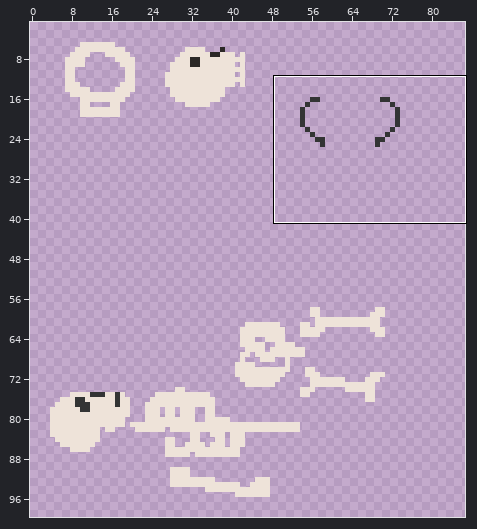
Pixel-art file: guzintastas/tastaas/dungeon/skeleton/iskel1.aseprite. Above: a wide view before the commit, with the close-up outlined.
Close-up. Before the commit:
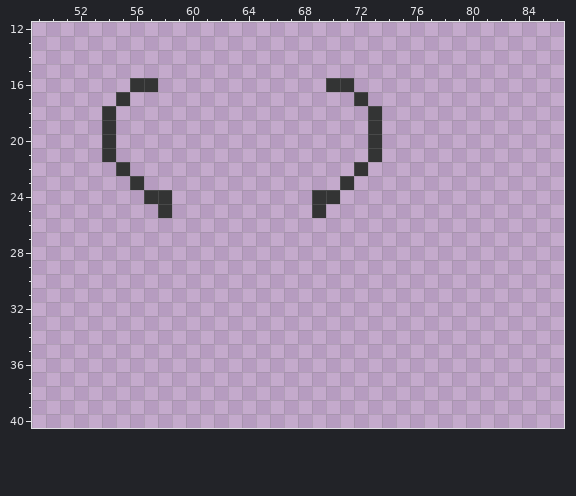
100x100 pixels, 1 frame. Colours within 5 levels of each other are drawn and written as one. Shown: x 49..86, y 12..40. The wide view leaves out empty margins.
Once edited:
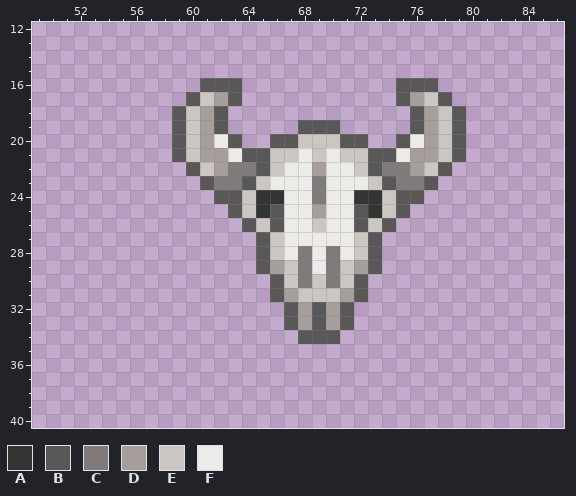
Palette (. is transparent): A #333434  B #595757  C #807b7a  D #a69e9a  E #cbc6c1  F #ecebe7
What changed:
The edit adds colour A in row 24 at x 65 to 66 and 72 to 73; in row 25 at x 65 and 73.
The edit adds colour B in row 16 at x 61 to 63 and 75 to 77; in row 17 at x 60, 63, 75 and 78; in row 18 at x 59, 62, 76 and 79; in row 19 at x 59, 62, 68 to 70, 76 and 79; in row 20 at x 59, 63, 66 to 67, 71 to 72, 75 and 79; in row 21 at x 59, 64 to 65, 74 and 79.
The edit adds colour B in row 22 at x 60, 65, 73 and 78; in row 23 at x 61, 64, 74 and 77; in row 24 at x 62 to 63 and 75 to 76; in row 25 at x 63, 66, 72 and 75; in row 26 at x 64, 66, 72 and 74; in rows 27 to 29 at x 65 and 73.
The edit adds colour B in rows 30 to 31 at x 66 and 72; in rows 32 to 33 at x 67, 69 and 71; in row 34 at x 68 to 70.
Colour A gives way to colour B in row 21 at x 73.
The edit adds colour C in row 22 at x 63 to 64 and 74 to 75; in row 23 at x 62 to 63, 69 and 75 to 76; in rows 28 to 30 at x 68 and 70.
Colour A gives way to colour C in row 24 at x 69.
The edit adds colour D in row 17 at x 62 and 76; in rows 18 to 20 at x 61 and 77; in row 21 at x 61 to 62 and 76 to 77; in row 22 at x 62, 69 and 76; in row 29 at x 66 and 72; in row 31 at x 67 and 71.
The edit adds colour D in rows 32 to 33 at x 68 and 70.
Colour A gives way to colour D in row 25 at x 69.
The edit adds colour E in row 17 at x 61 and 77; in rows 18 to 19 at x 60 and 78; in row 20 at x 60, 68 to 70 and 78; in row 21 at x 60, 66 to 67, 69, 71 to 72 and 78; in row 22 at x 61, 66 and 77; in row 23 at x 65 and 73.
The edit adds colour E in rows 24 to 25 at x 64 and 74; in row 26 at x 65, 69 and 73; in rows 27 to 28 at x 66 and 72; in row 29 at x 67 and 71; in row 30 at x 67, 69 and 71; in row 31 at x 68 to 70.
Colour A gives way to colour E in row 22 at x 72.
The edit adds colour F in row 20 at x 62 and 76; in row 21 at x 63, 68, 70 and 75; in row 22 at x 67 to 68 and 70 to 71; in row 23 at x 66 to 68, 70 and 72; in row 24 at x 67 to 68 and 71; in rows 25 to 26 at x 67 to 68 and 70 to 71.
The edit adds colour F in row 27 at x 67 to 71; in row 28 at x 67, 69 and 71; in row 29 at x 69.
Colour A gives way to colour F in row 23 at x 71; in row 24 at x 70.
Colour A is gone in row 16 at x 56 to 57 and 70 to 71; in row 17 at x 55 and 72; in rows 18 to 20 at x 54 and 73; in row 21 at x 54; in row 22 at x 55; in row 23 at x 56.
Colour A is gone in row 24 at x 57 to 58; in row 25 at x 58.
Changed places in both close-ups, as pixel boxes (x1, y1, x2, y2):
changed: (102, 78, 466, 344)
